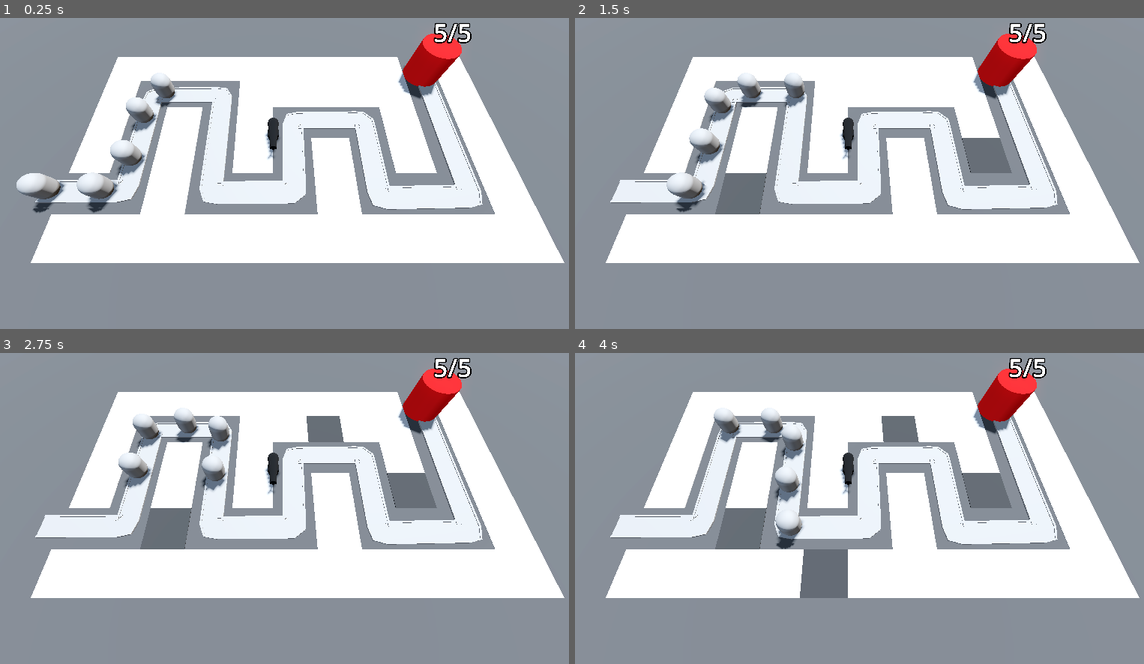
Above: before the commit, frames 1-4 (two rows, left to right).
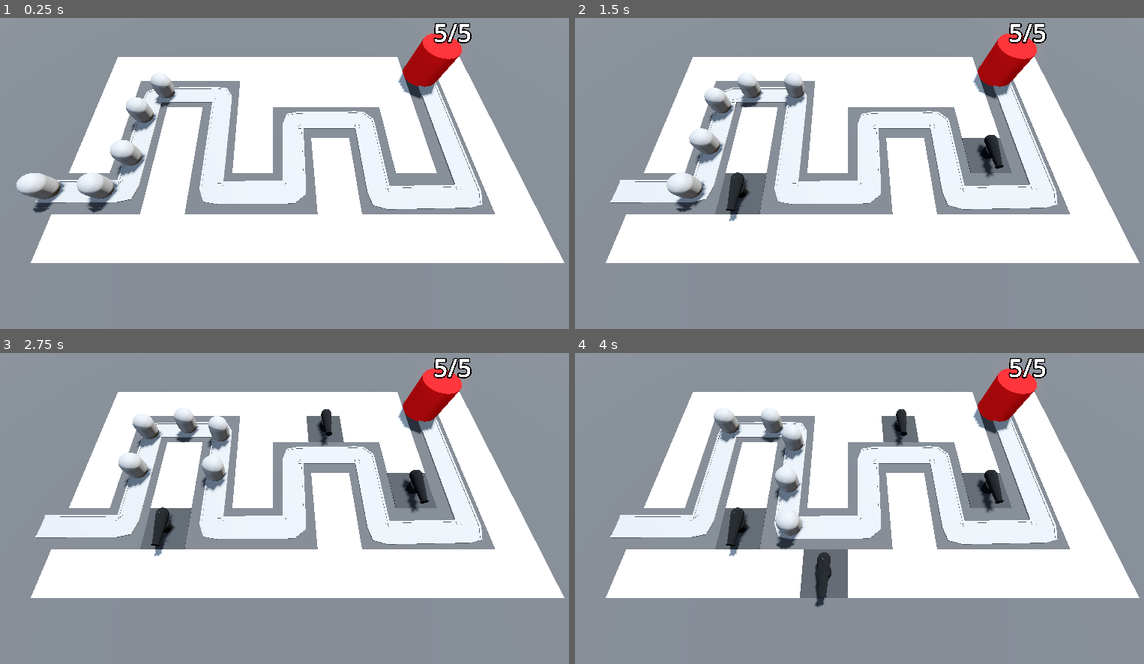
Above: after the commit, the same moments.

Repository: Ghosty-CodeX/Barbarian_Blaster
Game: Godot game, scene res://Scenes/Levels/BaseLevel.tscn
Two runs of this game, one before a commit and one after it. Both use one fixed random seed, a clock stepped at 60 frames per second and the inputs below.
Inputs (mouse positions are in pixels of both pictures, inside the frame that each line leads up to):
- Up to frame 1 (0.25 s): no input
- Up to frame 2 (1.5 s): move the mouse to (978, 142) at 0.52 s; press the mouse at (978, 142) at 0.53 s; move the mouse to (728, 176) at 1.27 s; release the mouse at (728, 176) at 1.28 s; click (728, 176) at 1.35 s
- Up to frame 3 (2.75 s): move the mouse to (335, 421) at 2.02 s; press the mouse at (335, 421) at 2.03 s
- Up to frame 4 (4 s): move the mouse to (819, 564) at 2.77 s; release the mouse at (819, 564) at 2.78 s; click (819, 564) at 2.85 s; move the mouse to (1030, 545) at 3.52 s; press the mouse at (1030, 545) at 3.53 s

The runs differ from the first frame. In frame 1, 0.2% of the frame differs, in the area x 46-50%, y 32-46%; in frame 2, 1.0%; in frame 3, 1.2%; in frame 4, 1.5%, in the area x 26-76%, y 18-82%.

Commit message:
Turrets now spawn

Diff:
--- a/Scenes/Levels/BaseLevel.tscn
+++ b/Scenes/Levels/BaseLevel.tscn
@@ -44,9 +44,10 @@
 size = Vector3(100, 2, 100)
 material = SubResource("StandardMaterial3D_n8wt5")
 
-[node name="RayPickerCamera" parent="." node_paths=PackedStringArray("gridmap") instance=ExtResource("1_7p43g")]
+[node name="RayPickerCamera" parent="." node_paths=PackedStringArray("gridmap", "turret_manager") instance=ExtResource("1_7p43g")]
 transform = Transform3D(1, 0, 0, 0, 0.422618, 0.906308, 0, -0.906308, 0.422618, 0, 20, 12)
 gridmap = NodePath("../GridMap")
+turret_manager = NodePath("../TurretManager")
 
 [node name="GridMap" type="GridMap" parent="."]
 mesh_library = ExtResource("1_mb2ko")
--- a/Scenes/RayPickerCamera/Script/ray_picker_camera.gd
+++ b/Scenes/RayPickerCamera/Script/ray_picker_camera.gd
@@ -1,7 +1,8 @@
 extends Camera3D
 @onready var ray_cast_3d: RayCast3D = $RayCast3D
+
 @export var gridmap: GridMap
-
+@export var turret_manager : Node3D
 
 # Called when the node enters the scene tree for the first time.
 func _ready() -> void:
@@ -23,5 +24,7 @@
 				var cell = gridmap.local_to_map(collision_point)
 				if gridmap.get_cell_item(cell) == 0:
 					gridmap.set_cell_item(cell, 1)
+					var tile_position = gridmap.map_to_local(cell)
+					turret_manager.build_turret(tile_position)
 	else:
 		Input.set_default_cursor_shape(Input.CURSOR_ARROW)
--- a/Scripts/turret_manager.gd
+++ b/Scripts/turret_manager.gd
@@ -2,12 +2,8 @@
 
 @export var turret: PackedScene
 
-# Called when the node enters the scene tree for the first time.
-func _ready() -> void:
+
+func build_turret(turret_position : Vector3) -> void:
 	var new_turret = turret.instantiate()
 	add_child(new_turret)
-
-
-# Called every frame. 'delta' is the elapsed time since the previous frame.
-func _process(delta: float) -> void:
-	pass
+	new_turret.global_position = turret_position
